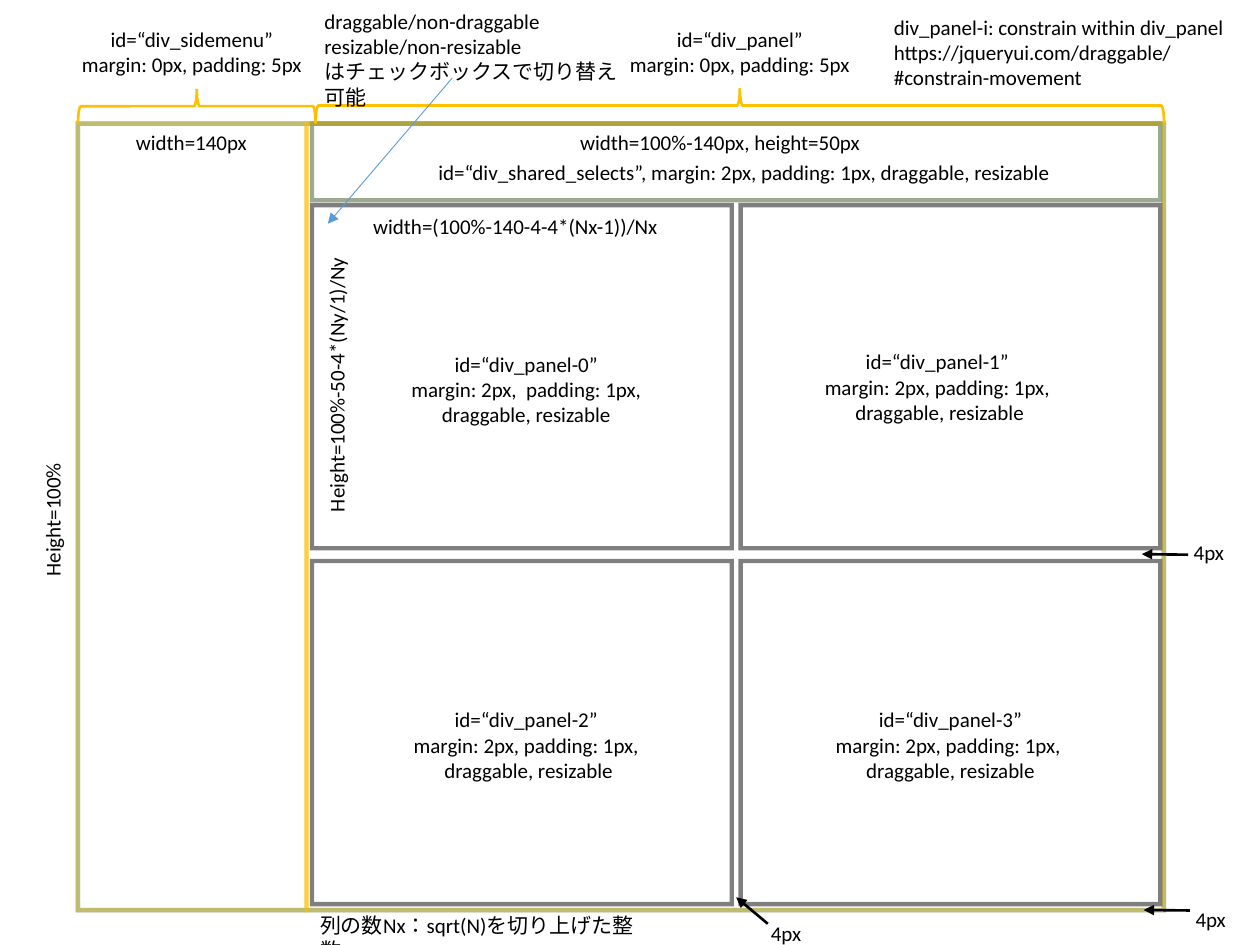
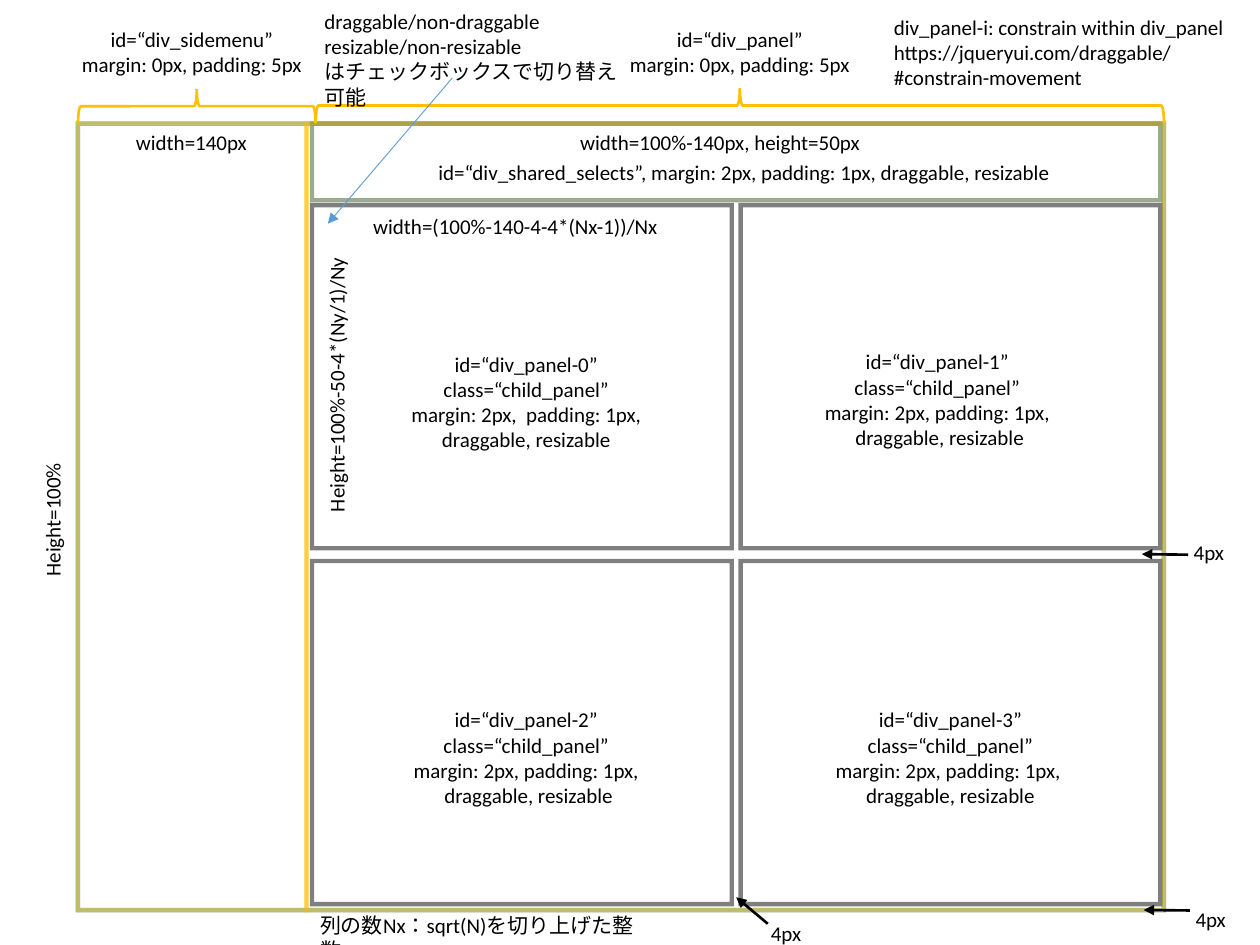
Before and after one commit to kodamail/imgtree, a slide deck: slide 1 of disp.pptx. Drawn at 1260x945 pixels with LibreOffice and Linux fonts; fonts in the diff are those of the drawing. Boxes give left, top, right and bottom in pixels: in the first picture for what was removed or moved away, otherwise in the second. Text is boxed around its words. In the diff, an @@ line names an element or a change of style, - is before the commit and + after.

```diff
--- a/disp.pptx
+++ b/disp.pptx
@@ text at bbox=[443, 382, 608, 401]: paragraph added @@
+class=“child_panel”
@@ text at bbox=[854, 380, 1019, 399]: paragraph added @@
+class=“child_panel”
@@ text at bbox=[443, 738, 608, 757]: paragraph added @@
+class=“child_panel”
@@ text at bbox=[868, 738, 1033, 757]: paragraph added @@
+class=“child_panel”
```
Also in this commit, not shown: 1 other file.
